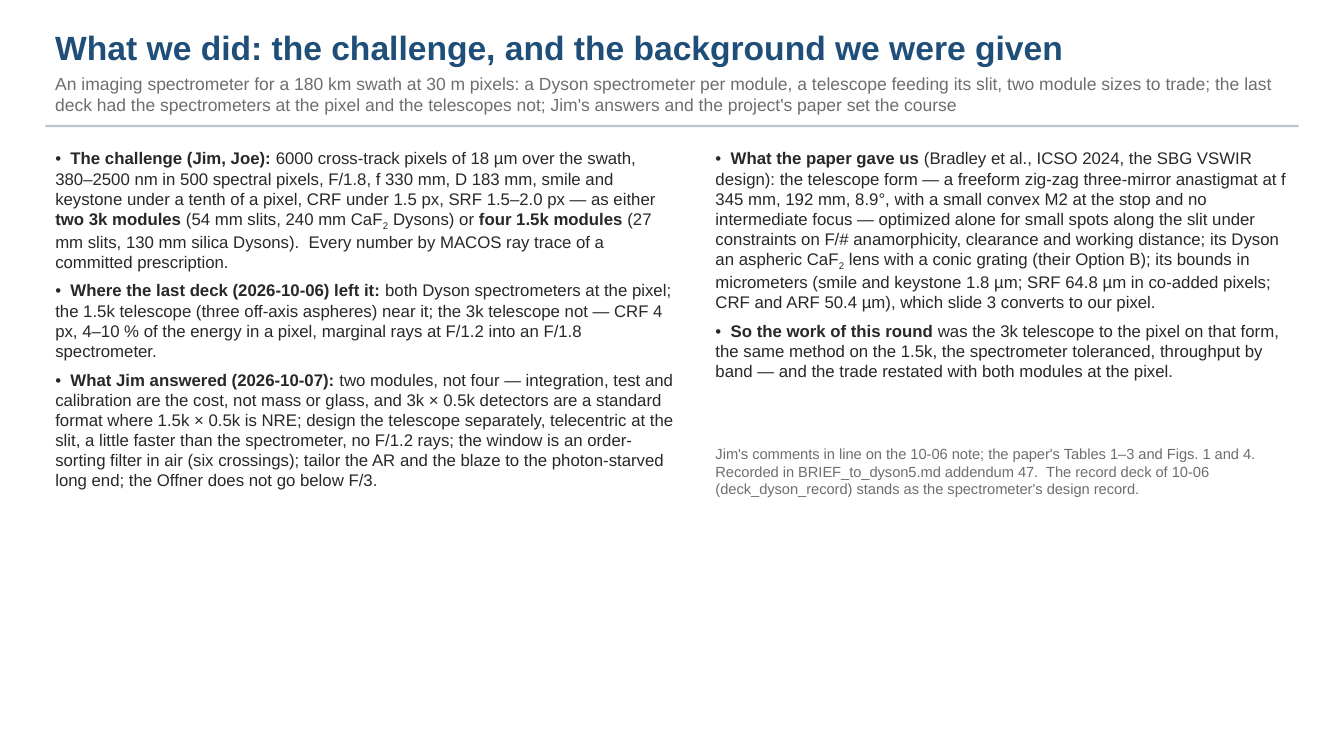
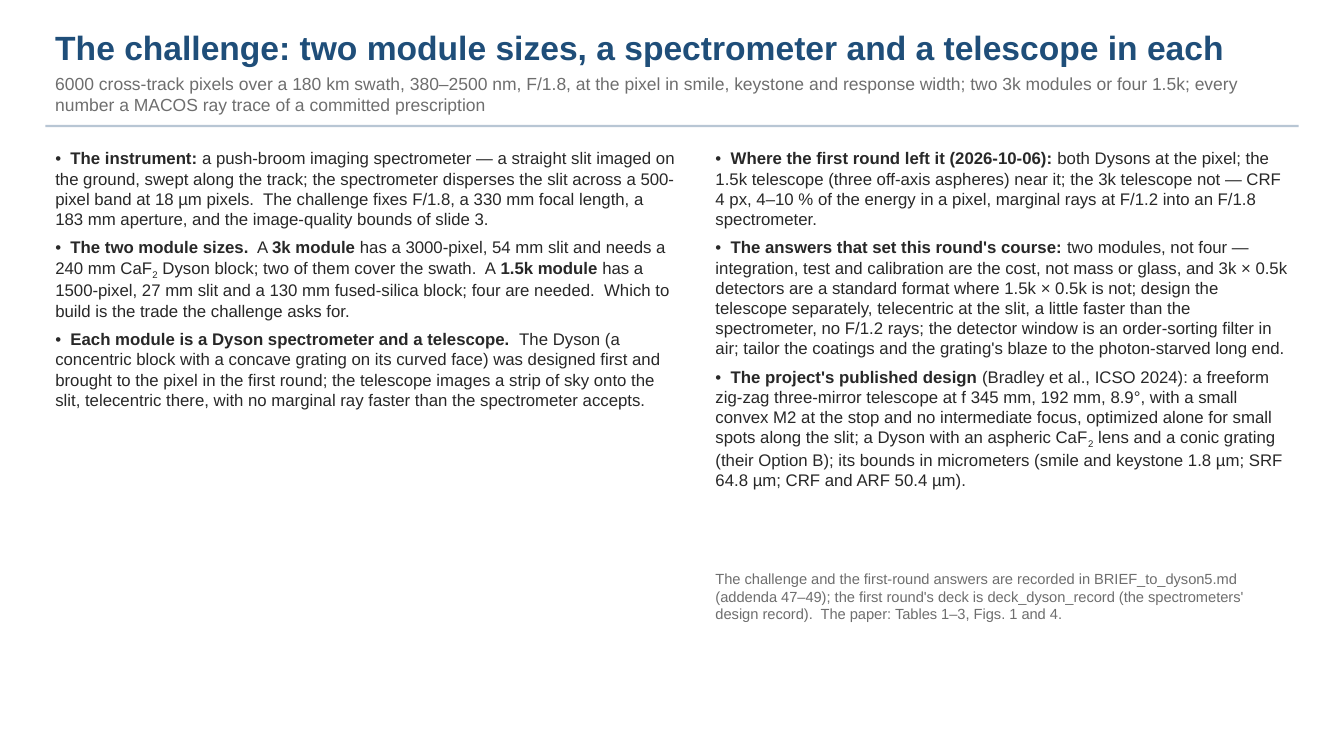
Before and after one commit to nasa-jpl/macos, a slide deck: slide 4 of demo_session/deck_dyson_3k.pptx. Drawn at 1344x756 pixels with LibreOffice and Linux fonts; fonts in the diff are those of the drawing. Boxes give left, top, right and bottom in pixels: in the first picture for what was removed or moved away, otherwise in the second. Text is boxed around its words. In the diff, an @@ line names an element or a change of style, - is before the commit and + after.

```diff
--- a/demo_session/deck_dyson_3k.pptx
+++ b/demo_session/deck_dyson_3k.pptx
@@ text at bbox=[55, 35, 1238, 115]: text changed @@
-What we did: the challenge, and the background we were given
-An imaging spectrometer for a 180 km swath at 30 m pixels: a Dyson spectrometer per module, a telescope feeding its slit, two module sizes to trade; the last deck had the spectrometers at the pixel and the telescopes not; Jim's answers and the project's paper set the course
+The challenge: two module sizes, a spectrometer and a telescope in each
+6000 cross-track pixels over a 180 km swath, 380–2500 nm, F/1.8, at the pixel in smile, keystone and response width; two 3k modules or four 1.5k; every number a MACOS ray trace of a committed prescription
@@ text at bbox=[55, 152, 675, 410]: text changed @@
-• The challenge (Jim, Joe): 6000 cross-track pixels of 18 µm over the swath, 380–2500 nm in 500 spectral pixels, F/1.8, f 330 mm, D 183 mm, smile and keystone under a tenth of a pixel, CRF under 1.5 px, SRF 1.5–2.0 px — as either two 3k modules (54 mm slits, 240 mm CaF2 Dysons) or four 1.5k modules (27 mm slits, 130 mm silica Dysons). Every number by MACOS ray trace of a committed prescription.
-• Where the last deck (2026-10-06) left it: both Dyson spectrometers at the pixel; the 1.5k telescope (three off-axis aspheres) near it; the 3k telescope not — CRF 4 px, 4–10 % of the energy in a pixel, marginal rays at F/1.2 into an F/1.8 spectrometer.
-• What Jim answered (2026-10-07): two modules, not four — integration, test and calibration are the cost, not mass or glass, and 3k × 0.5k detectors are a standard format where 1.5k × 0.5k is NRE; design the telescope separately, telecentric at the slit, a little faster than the spectrometer, no F/1.2 rays; the window is an order-sorting filter in air (six crossings); tailor the AR and the blaze to the photon-starved long end; the Offner does not go below F/3.
+• The instrument: a push-broom imaging spectrometer — a straight slit imaged on the ground, swept along the track; the spectrometer disperses the slit across a 500-pixel band at 18 µm pixels. The challenge fixes F/1.8, a 330 mm focal length, a 183 mm aperture, and the image-quality bounds of slide 3.
+• The two module sizes. A 3k module has a 3000-pixel, 54 mm slit and needs a 240 mm CaF2 Dyson block; two of them cover the swath. A 1.5k module has a 1500-pixel, 27 mm slit and a 130 mm fused-silica block; four are needed. Which to build is the trade the challenge asks for.
+• Each module is a Dyson spectrometer and a telescope. The Dyson (a concentric block with a concave grating on its curved face) was designed first and brought to the pixel in the first round; the telescope images a strip of sky onto the slit, telecentric there, with no marginal ray faster than the spectrometer accepts.
@@ text at bbox=[715, 152, 1288, 490]: text changed @@
-• What the paper gave us (Bradley et al., ICSO 2024, the SBG VSWIR design): the telescope form — a freeform zig-zag three-mirror anastigmat at f 345 mm, 192 mm, 8.9°, with a small convex M2 at the stop and no intermediate focus — optimized alone for small spots along the slit under constraints on F/# anamorphicity, clearance and working distance; its Dyson an aspheric CaF2 lens with a conic grating (their Option B); its bounds in micrometers (smile and keystone 1.8 µm; SRF 64.8 µm in co-added pixels; CRF and ARF 50.4 µm), which slide 3 converts to our pixel.
-• So the work of this round was the 3k telescope to the pixel on that form, the same method on the 1.5k, the spectrometer toleranced, throughput by band — and the trade restated with both modules at the pixel.
+• Where the first round left it (2026-10-06): both Dysons at the pixel; the 1.5k telescope (three off-axis aspheres) near it; the 3k telescope not — CRF 4 px, 4–10 % of the energy in a pixel, marginal rays at F/1.2 into an F/1.8 spectrometer.
+• The answers that set this round's course: two modules, not four — integration, test and calibration are the cost, not mass or glass, and 3k × 0.5k detectors are a standard format where 1.5k × 0.5k is not; design the telescope separately, telecentric at the slit, a little faster than the spectrometer, no F/1.2 rays; the detector window is an order-sorting filter in air; tailor the coatings and the grating's blaze to the photon-starved long end.
+• The project's published design (Bradley et al., ICSO 2024): a freeform zig-zag three-mirror telescope at f 345 mm, 192 mm, 8.9°, with a small convex M2 at the stop and no intermediate focus, optimized alone for small spots along the slit; a Dyson with an aspheric CaF2 lens and a conic grating (their Option B); its bounds in micrometers (smile and keystone 1.8 µm; SRF 64.8 µm; CRF and ARF 50.4 µm).
@@ text at bbox=[715, 573, 1243, 622]: text changed @@
-Jim's comments in line on the 10-06 note; the paper's Tables 1–3 and Figs. 1 and 4. Recorded in BRIEF_to_dyson5.md addendum 47. The record deck of 10-06 (deck_dyson_record) stands as the spectrometer's design record.
+The challenge and the first-round answers are recorded in BRIEF_to_dyson5.md (addenda 47–49); the first round's deck is deck_dyson_record (the spectrometers' design record). The paper: Tables 1–3, Figs. 1 and 4.
```
Also in this commit, not shown: 7 other slides changed, 1 other file.
